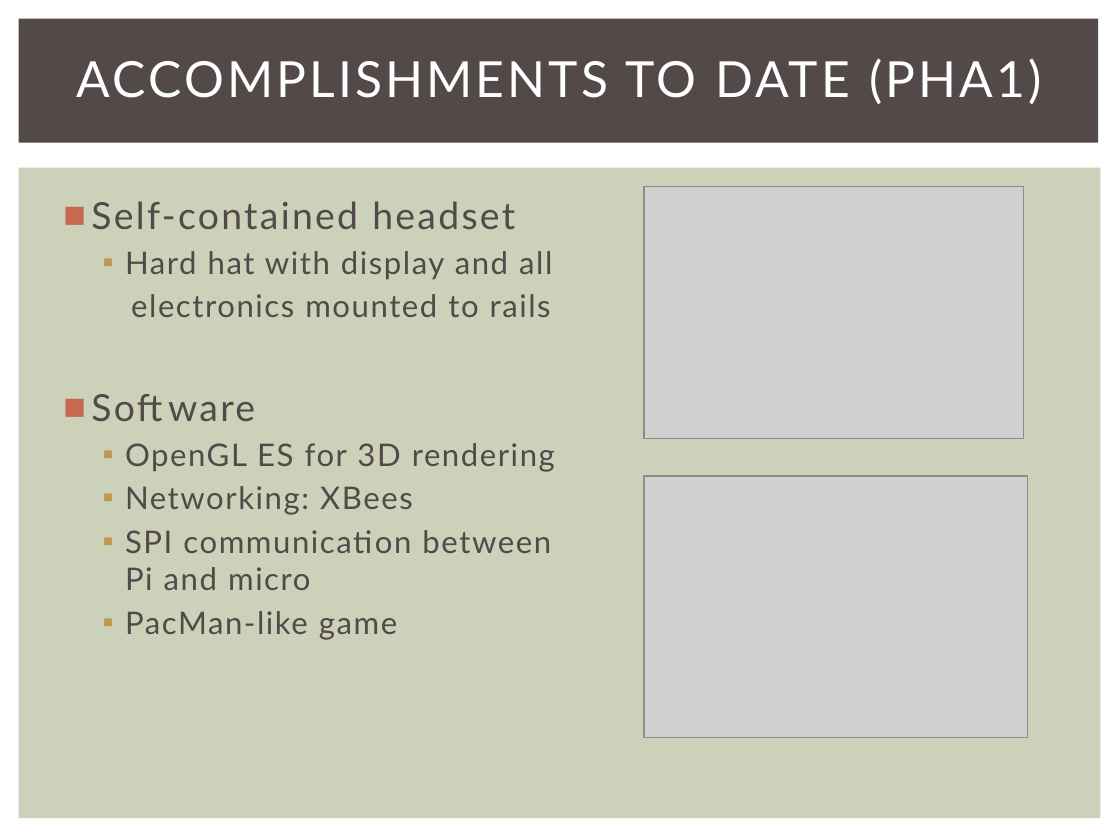
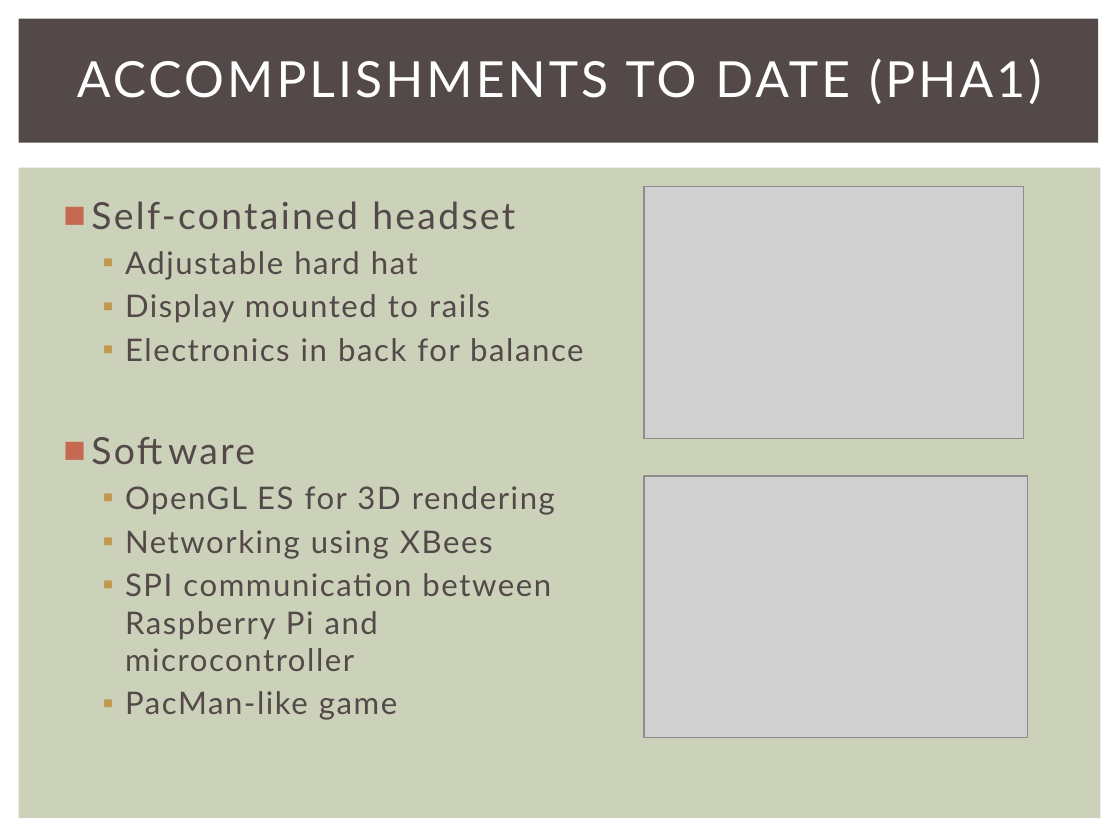
Before and after one commit to snowpuppy/augreality, a slide deck: slide 9 of doc/AugRealityMidReview.pptx. Drawn at 1120x840 pixels with LibreOffice and Linux fonts; fonts in the diff are those of the drawing; grey boxes stand for pictures. Boxes give left, top, right and bottom in pixels: in the first picture for what was removed or moved away, otherwise in the second. Text is boxed around its words. In the diff, an @@ line names an element or a change of style, - is before the commit and + after.

```diff
--- a/doc/AugRealityMidReview.pptx
+++ b/doc/AugRealityMidReview.pptx
@@ text at (125, 251, 583, 361): text changed @@
-  ▪ Hard hat with display and all
-  electronics mounted to rails
+  ▪ Adjustable hard hat
+  ▪ Display mounted to rails
+  ▪ Electronics in back for balance
@@ text at (125, 530, 551, 671): text changed @@
-  ▪ Networking: XBees
-  ▪ SPI communication between
-    Pi and micro
+  ▪ Networking using XBees
+  ▪ SPI communication between
+    Raspberry Pi and microcontroller
```
Also in this commit, not shown: 10 other slides changed.
